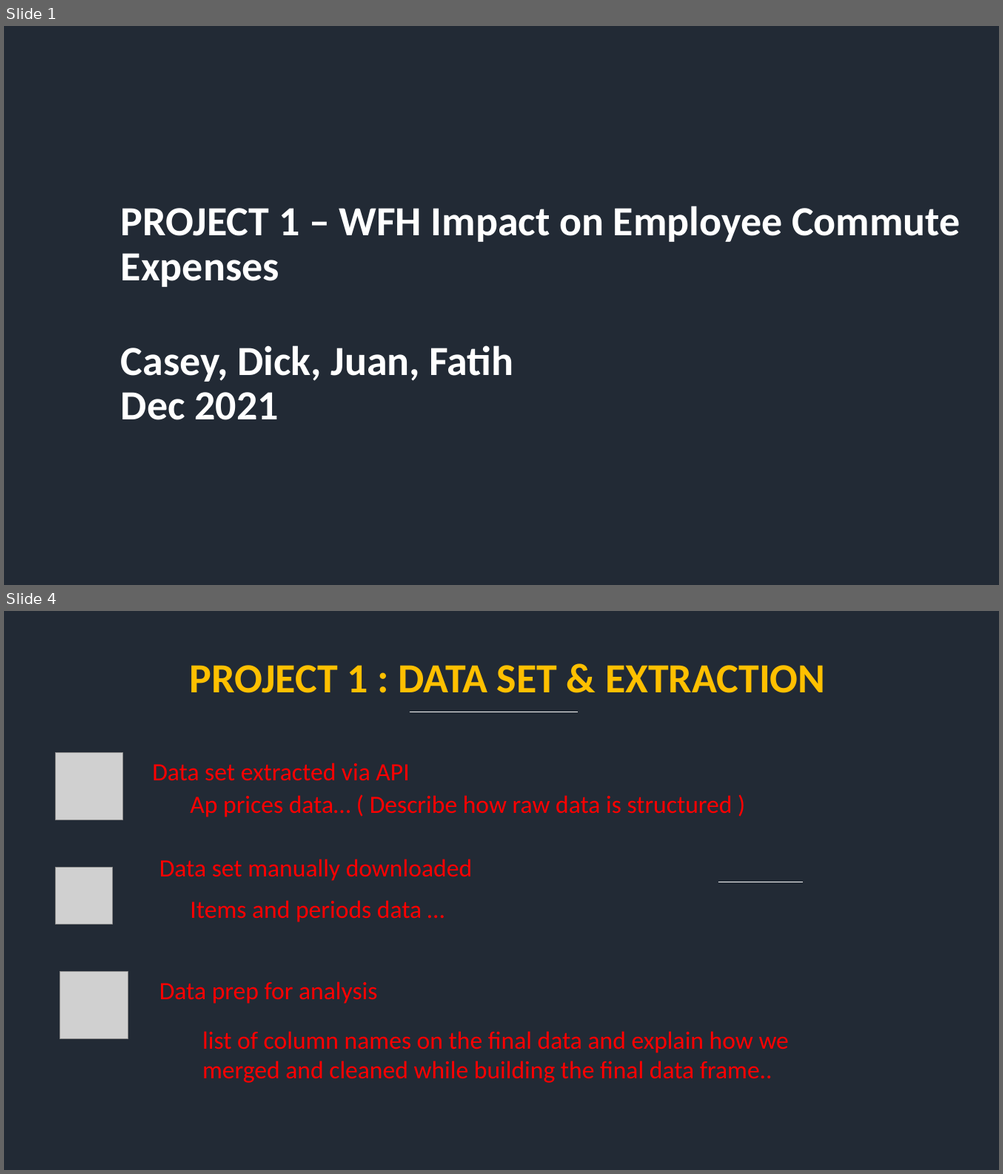
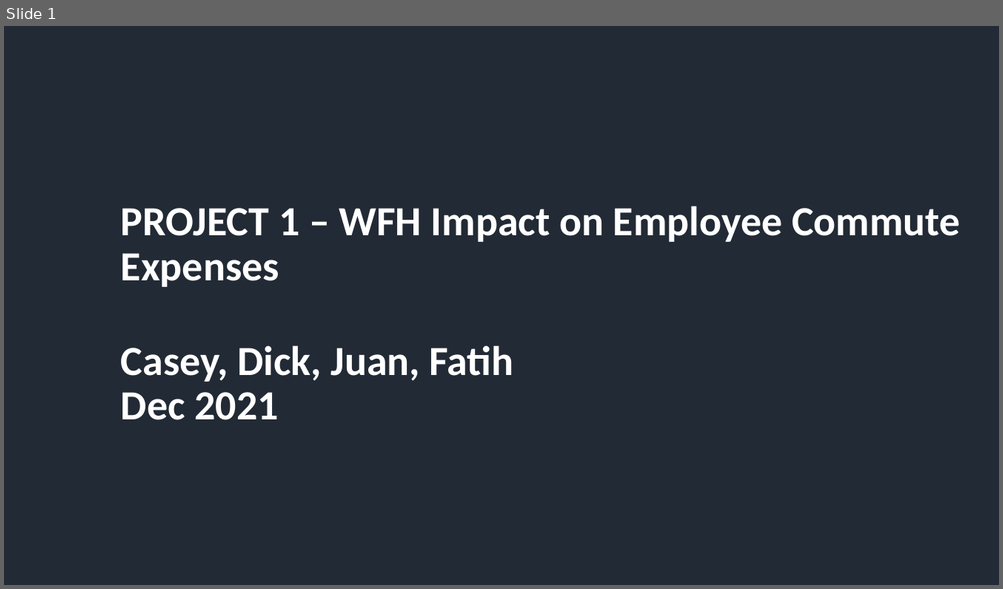
Before and after one commit to thayercasey/project_1, a slide deck: Wfh_Impact_on_Commute_Costs.pptx. Shown one above the other, each under a label of ours: slides 1 and 4 before the commit, slide 1 after it; the slides between them are not shown. The pictures are 1003x1174 and 1003x589 pixels, drawn with LibreOffice and Linux fonts; fonts in the diff are those of the drawing; grey boxes stand for pictures. Boxes give left, top, right and bottom in pixels: in the first picture for what was removed or moved away, otherwise in the second. Text is boxed around its words. In the diff, an @@ line names an element or a change of style, - is before the commit and + after.

```diff
--- a/Wfh_Impact_on_Commute_Costs.pptx
+++ b/Wfh_Impact_on_Commute_Costs.pptx
@@ slide 4 removed at [4, 611, 999, 1170], background #222A34 @@
@@ text removed at [189, 665, 825, 693] @@
-PROJECT 1 : DATA SET & EXTRACTION
@@ line removed from (409, 712) to (578, 712) @@
@@ picture removed at [56, 753, 122, 820] @@
@@ text removed at [152, 763, 409, 781] @@
-Data set extracted via API
@@ text removed at [190, 795, 732, 817] @@
-Ap prices data… ( Describe how raw data is structured )
@@ picture removed at [56, 868, 112, 924] @@
@@ text removed at [159, 859, 472, 881] @@
-Data set manually downloaded
@@ line removed from (718, 882) to (802, 882) @@
@@ text removed at [190, 900, 421, 923] @@
-Items and periods data …
@@ picture removed at [60, 972, 128, 1040] @@
@@ text removed at [159, 982, 377, 1004] @@
-Data prep for analysis
@@ text removed at [202, 1031, 788, 1083] @@
-list of column names on the final data and explain how we merged and cleaned while building the final data frame..
```
Also in this commit, not shown: 1 slide changed, 8 slides added, 3 other slides removed, 1 other file.
